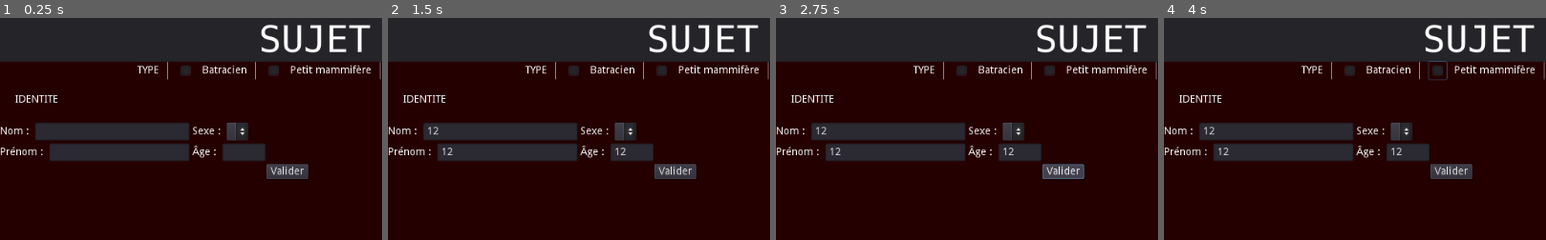
Above: before the commit, frames 1-4 (left to right).
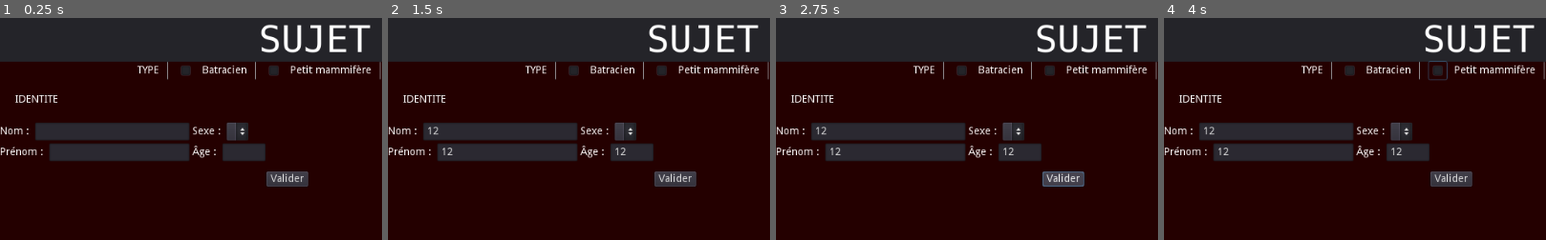
Above: after the commit, the same moments.

Repository: ptiteigne/EscapeProgramme
Game: Godot game, scene res://TestRe.tscn
Same seed, same stepped clock (60 frames per second), same inputs: the game is played once before the commit and once after it. The project has no main scene, so this scene is started directly.
Inputs (mouse positions are % of the whole screen's width and height, from its top left):
- Up to frame 1 (0.25 s): no input
- Up to frame 2 (1.5 s): click (15, 26) at 0.52 s; type "12" at 0.6 s; click (16, 30) at 0.75 s; type "12" at 0.83 s; click (32, 30) at 0.98 s; type "12" at 1.07 s; click (63, 30) at 1.27 s; type "12" at 1.35 s
- Up to frame 3 (2.75 s): click "Valider" at 2 s
- Up to frame 4 (4 s): click (24, 12) at 2.75 s; click (36, 12) at 3.5 s
The pictures show only the part of the screen within x 0-50%, y 0-50%; the shares and areas given below are measured in that part.

The runs differ from the first frame. In frame 1, 0.9% of the frame differs, in the area x 69-81%, y 65-76%; in frame 2, 0.9%; in frame 3, 1.0%; in frame 4, 0.9%.

Commit message:
Added margins around the elements

Diff:
--- a/IdentiteContainer.tscn
+++ b/IdentiteContainer.tscn
@@ -471,7 +471,7 @@
 caret_position = 0
 _sections_unfolded = [ "Size Flags" ]
 
-[node name="CenterContainer" type="CenterContainer" parent="." index="2"]
+[node name="MarginContainer2" type="MarginContainer" parent="." index="2"]
 
 anchor_left = 0.0
 anchor_top = 0.0
@@ -479,24 +479,43 @@
 anchor_bottom = 0.0
 margin_top = 104.0
 margin_right = 824.0
-margin_bottom = 124.0
-rect_pivot_offset = Vector2( 0, 0 )
-rect_clip_content = false
-mouse_filter = 0
-mouse_default_cursor_shape = 0
-size_flags_horizontal = 1
-size_flags_vertical = 1
+margin_bottom = 144.0
+rect_pivot_offset = Vector2( 0, 0 )
+rect_clip_content = false
+mouse_filter = 0
+mouse_default_cursor_shape = 0
+size_flags_horizontal = 1
+size_flags_vertical = 1
+custom_constants/margin_top = 10
+custom_constants/margin_bottom = 10
+_sections_unfolded = [ "custom_constants" ]
+
+[node name="CenterContainer" type="CenterContainer" parent="MarginContainer2" index="0"]
+
+anchor_left = 0.0
+anchor_top = 0.0
+anchor_right = 0.0
+anchor_bottom = 0.0
+margin_left = 8.0
+margin_top = 10.0
+margin_right = 824.0
+margin_bottom = 30.0
+rect_pivot_offset = Vector2( 0, 0 )
+rect_clip_content = false
+mouse_filter = 0
+mouse_default_cursor_shape = 0
+size_flags_horizontal = 1
+size_flags_vertical = 3
 use_top_left = false
-_sections_unfolded = [ "Margin", "Size Flags" ]
-
-[node name="Button" type="Button" parent="CenterContainer" index="0"]
-
-anchor_left = 0.0
-anchor_top = 0.0
-anchor_right = 0.0
-anchor_bottom = 0.0
-margin_left = 384.0
-margin_right = 440.0
+
+[node name="Button" type="Button" parent="MarginContainer2/CenterContainer" index="0"]
+
+anchor_left = 0.0
+anchor_top = 0.0
+anchor_right = 0.0
+anchor_bottom = 0.0
+margin_left = 380.0
+margin_right = 436.0
 margin_bottom = 20.0
 rect_pivot_offset = Vector2( 0, 0 )
 rect_clip_content = false
@@ -518,4 +537,4 @@
 
 [connection signal="item_selected" from="Grid/IrisContainer/Dropdown" to="." method="_on_IrisDropdown_item_selected"]
 
-[connection signal="pressed" from="CenterContainer/Button" to="." method="_on_Validation"]
+[connection signal="pressed" from="MarginContainer2/CenterContainer/Button" to="." method="_on_Validation"]
